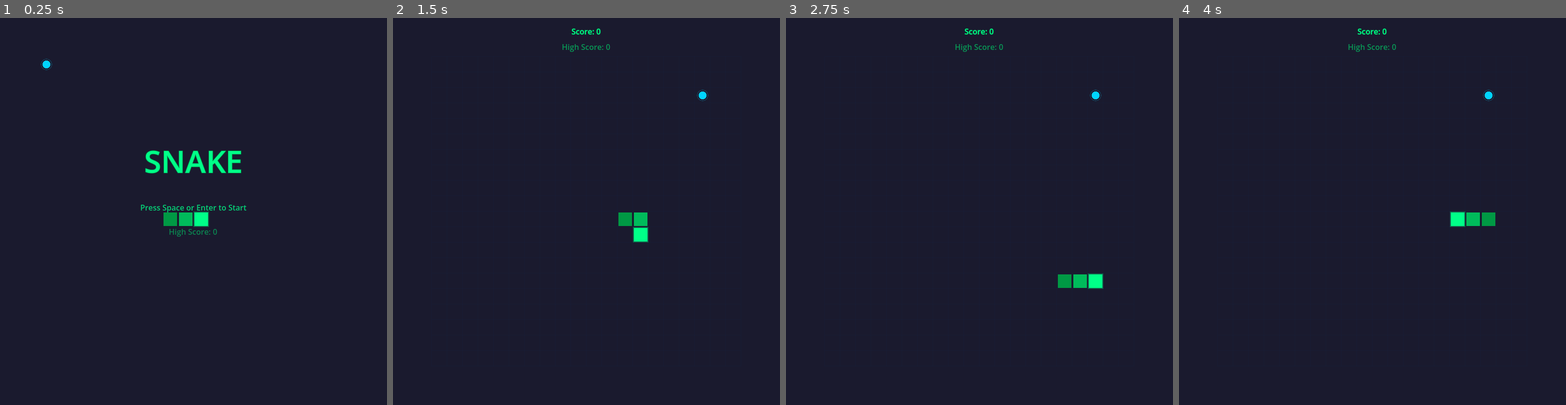
Above: before the commit, frames 1-4 (left to right).
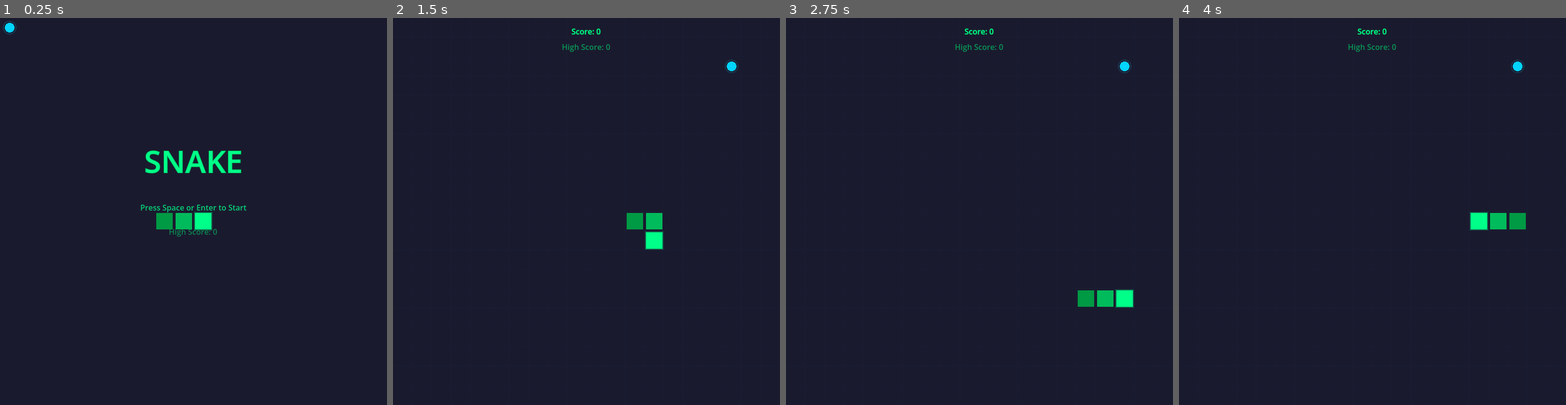
Above: after the commit, the same moments.

Repository: lanternRaft/godot-vibe-games
Game: Godot game, scene res://main.tscn
The game is run twice, just before and just after one commit, with the same random seed, the same clock (stepped at 60 frames per second) and the same inputs.
Inputs:
- Up to frame 1 (0.25 s): no input
- Up to frame 2 (1.5 s): tap Space at 0.5 s; hold Right (move_right) 0.53-1.28 s; tap Enter (ui_accept) at 0.77 s; hold Down (move_down) from 1.28 s (still down)
- Up to frame 3 (2.75 s): tap Enter (ui_accept) at 1.52 s; release Down (move_down) at 2.03 s; hold Right (move_right) from 2.03 s (still down)
- Up to frame 4 (4 s): release Right (move_right) at 2.78 s; hold W (move_up) 2.78-3.53 s; tap Enter (ui_accept) at 3.02, 3.77 s; hold Left (move_left) from 3.53 s (still down)

The runs differ from the first frame. In frame 1, 0.4% of the frame differs, in the area x 0-55%, y 0-55%; in frame 2, 0.9%; in frame 3, 1.1%, in the area x 70-90%, y 10-75%; in frame 4, 0.9%.

Commit message:
Various tweaks

Diff:
--- a/snake/scripts/game_manager.gd
+++ b/snake/scripts/game_manager.gd
@@ -6,8 +6,8 @@
 
 const GRID_WIDTH: int = 20
 const GRID_HEIGHT: int = 20
-const CELL_SIZE: int = 32
-const PLAY_AREA_OFFSET: Vector2 = Vector2(80, 80)
+const CELL_SIZE: int = 40
+const PLAY_AREA_OFFSET: Vector2 = Vector2(0, 0)
 
 const BASE_TICK_INTERVAL: float = 0.2
 const SPEED_INCREASE_PER_TIER: float = 0.025
--- a/snake/scripts/snake.gd
+++ b/snake/scripts/snake.gd
@@ -6,7 +6,7 @@
 ## Grid constants (local copies to avoid circular dependency on GameManager).
 const GRID_W: int = 20
 const GRID_H: int = 20
-const CELL_SZ: int = 32
+const CELL_SZ: int = 40
 
 var _segments: Array[Vector2i] = []
 var _direction: Vector2i = Vector2i.RIGHT
Not shown, changed: .pi/extensions/godot-workflow.ts
